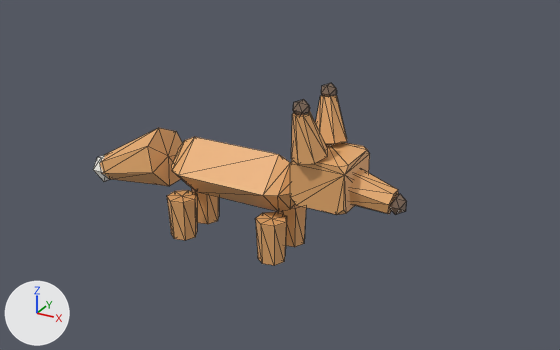
The glTF model public/studio/v2.15.0/d_fox/model.glb as it was, and as the next commit left it.
Rendered twice from a 50 mm camera at (4.36, -6.89, 4.37) aimed at (0.48, 0.17, 0.84). The axes (+X, +Y, +Z) are drawn at lower left. The lights are the same throughout. The first picture is the older version. Mesh edges are drawn as thin lines. Where no turn or scale is listed for an object, it has been applied to the vertices.

The first picture shows 'part0', 'part1', 'part10', 'part11', 'part12', 'part13', 'part2', 'part4', 'part5', 'part8' and 4 more.
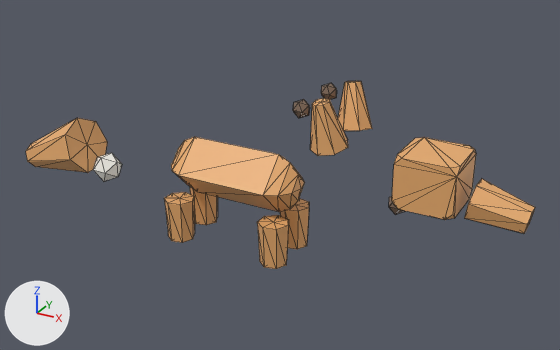
The change, as a list of edits to the scene's bpy script:
```text
Change me_geometry_1:
    used by ob_part1; location = (0.0, 0.0, 0.0)
    remove me_geometry_1.from_pydata(...)  # 24 vertices, 44 faces; spans x 0.87..1.49, y -0.32..0.32, z 0.78..1.32
    add me_geometry_1.from_pydata(...)  # 24 vertices, 44 faces; spans x 1.998..2.618, y -0.32..0.32, z 1.0..1.54
    me_geometry_1 part 1: the whole mesh is moved by (1.128, 0.0, 0.22)
Change me_geometry_2:
    used by ob_part2; location = (0.0, 0.0, 0.0)
    remove me_geometry_2.from_pydata(...)  # 16 vertices, 28 faces; spans x 1.311..1.923, y -0.214..0.214, z 0.762..1.195
    add me_geometry_2.from_pydata(...)  # 16 vertices, 28 faces; spans x 2.676..3.288, y -0.214..0.214, z 0.881..1.314
    me_geometry_2 part 2: the whole mesh is moved by (1.365, 0.0, 0.119)
Change me_geometry_4:
    used by ob_part4; location = (0.0, 0.0, 0.0)
    remove me_geometry_4.from_pydata(...)  # 16 vertices, 28 faces; spans x 0.881..1.258, y 0.047..0.432, z 1.3..1.839
    add me_geometry_4.from_pydata(...)  # 16 vertices, 28 faces; spans x 1.131..1.508, y 0.113..0.497, z 1.47..2.009
    me_geometry_4 part 3: the whole mesh is moved by (0.25, 0.065, 0.17)
Change me_geometry_5:
    used by ob_part5; location = (0.0, 0.0, 0.0)
    remove me_geometry_5.from_pydata(...)  # 16 vertices, 28 faces; spans x 0.881..1.258, y -0.432..-0.047, z 1.3..1.839
    add me_geometry_5.from_pydata(...)  # 16 vertices, 28 faces; spans x 1.131..1.508, y -0.497..-0.113, z 1.47..2.009
    me_geometry_5 part 4: the whole mesh is moved by (0.25, -0.065, 0.17)
Change me_geometry_8:
    used by ob_part8; location = (0.0, 0.0, 0.0)
    remove me_geometry_8.from_pydata(...)  # 16 vertices, 28 faces; spans x -1.953..-0.844, y -0.351..0.351, z 0.384..1.19
    add me_geometry_8.from_pydata(...)  # 16 vertices, 28 faces; spans x -3.231..-2.122, y -0.351..0.351, z 0.291..1.097
    me_geometry_8 part 5: the whole mesh is moved by (-1.278, 0.0, -0.093)
Change me_geometry_11:
    used by ob_part11; location = (0.0, 0.0, 0.0)
    remove me_geometry_11.from_pydata(...)  # 16 vertices, 28 faces; spans x 0.438..0.78, y -0.415..-0.065, z 0.0..0.5
    add me_geometry_11.from_pydata(...)  # 16 vertices, 28 faces; spans x 0.469..0.811, y -0.428..-0.077, z -0.029..0.471
    me_geometry_11 part 6: the whole mesh is moved by (0.031, -0.012, -0.029)
Change me_geometry_13:
    used by ob_part13; location = (0.0, 0.0, 0.0)
    remove me_geometry_13.from_pydata(...)  # 16 vertices, 28 faces; spans x -0.762..-0.42, y -0.415..-0.065, z 0.0..0.5
    add me_geometry_13.from_pydata(...)  # 16 vertices, 28 faces; spans x -0.793..-0.451, y -0.428..-0.077, z -0.029..0.471
    me_geometry_13 part 7: the whole mesh is moved by (-0.031, -0.012, -0.029)
```

Changed parts and their boxes (x1, y1, x2, y2) in the pictures (560 x 350 px):
'part1', moved: before (290, 142, 370, 215); after (392, 137, 476, 220)
'part8', moved: before (100, 128, 182, 186); after (26, 118, 107, 173)
'part2', moved: before (349, 169, 398, 214); after (464, 179, 535, 233)
'part5', moved: before (291, 110, 328, 165); after (310, 98, 348, 156)
'part4', moved: before (315, 95, 347, 144); after (338, 81, 372, 131)
'part11', moved: before (255, 212, 287, 265); after (257, 215, 289, 269)
'part13', moved: before (167, 190, 197, 240); after (164, 192, 195, 243)
